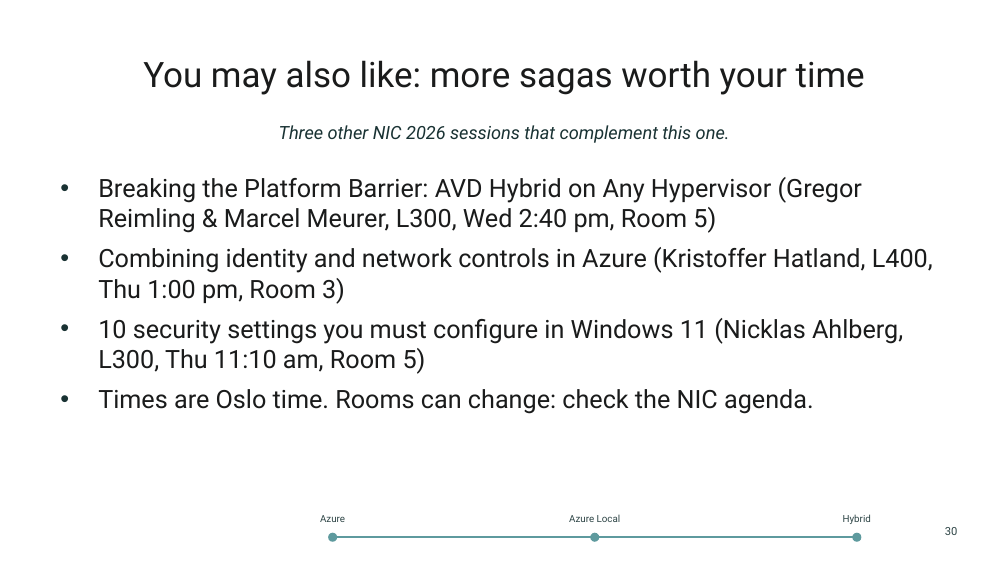
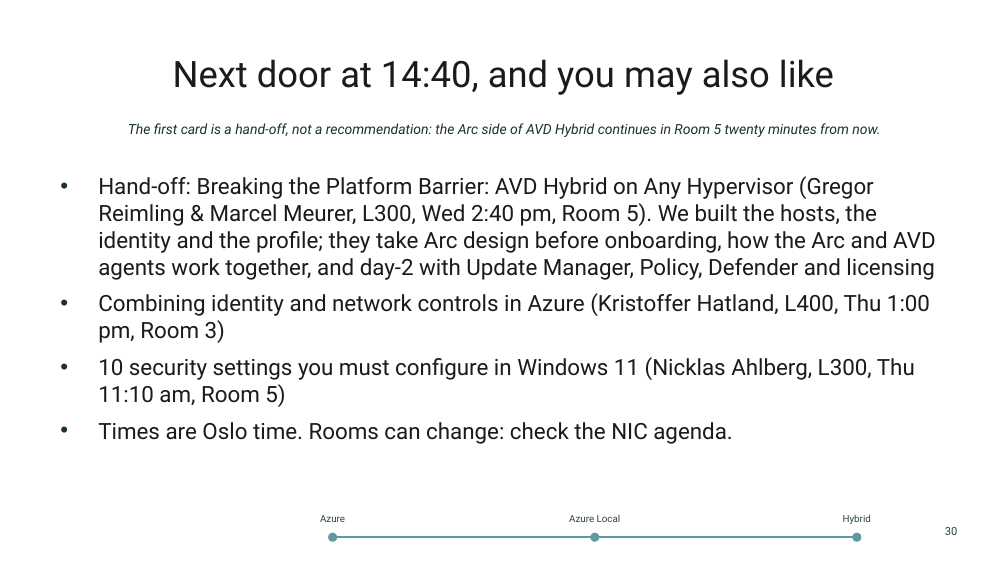
Before and after one commit to thisismydemo/nic2026_avd, a slide deck: slide 30 of presentation/AVD_Anywhere_NIC2026.pptx. Drawn at 1008x567 pixels with LibreOffice and Linux fonts; fonts in the diff are those of the drawing; background and template pictures are left out. Boxes give left, top, right and bottom in pixels: in the first picture for what was removed or moved away, otherwise in the second. Text is boxed around its words. In the diff, an @@ line names an element or a change of style, - is before the commit and + after.

Commit message:
docs: regenerate deck after Hybrid section re-cut

```diff
--- a/presentation/AVD_Anywhere_NIC2026.pptx
+++ b/presentation/AVD_Anywhere_NIC2026.pptx
@@ title at <box>173,59,834,95</box>: text changed; size 25 to 26 pt @@
-You may also like: more sagas worth your time
+Next door at 14:40, and you may also like
@@ text at <box>128,123,880,137</box>: text changed; size 13 to 10 pt @@
-Three other NIC 2026 sessions that complement this one.
+The first card is a hand-off, not a recommendation: the Arc side of AVD Hybrid continues in Room 5 twenty minutes from now.
@@ text at <box>98,176,936,280</box>: text changed; size 18 to 16 pt @@
-• Breaking the Platform Barrier: AVD Hybrid on Any Hypervisor (Gregor Reimling & Marcel Meurer, L300, Wed 2:40 pm, Room 5)
+• Hand-off: Breaking the Platform Barrier: AVD Hybrid on Any Hypervisor (Gregor Reimling & Marcel Meurer, L300, Wed 2:40 pm, Room 5). We built the hosts, the identity and the profile; they take Arc design before onboarding, how the Arc and AVD agents work together, and day-2 with Update Manager, Policy, Defender and licensing
@@ text at <box>98,293,930,444</box>: size 18 to 16 pt in "Combining identity and network controls in Azure ...", "10 security settings you must configure in ...", "Times are Oslo time. Rooms can change: ..." @@
```
Also in this commit, not shown: 3 other slides changed.
